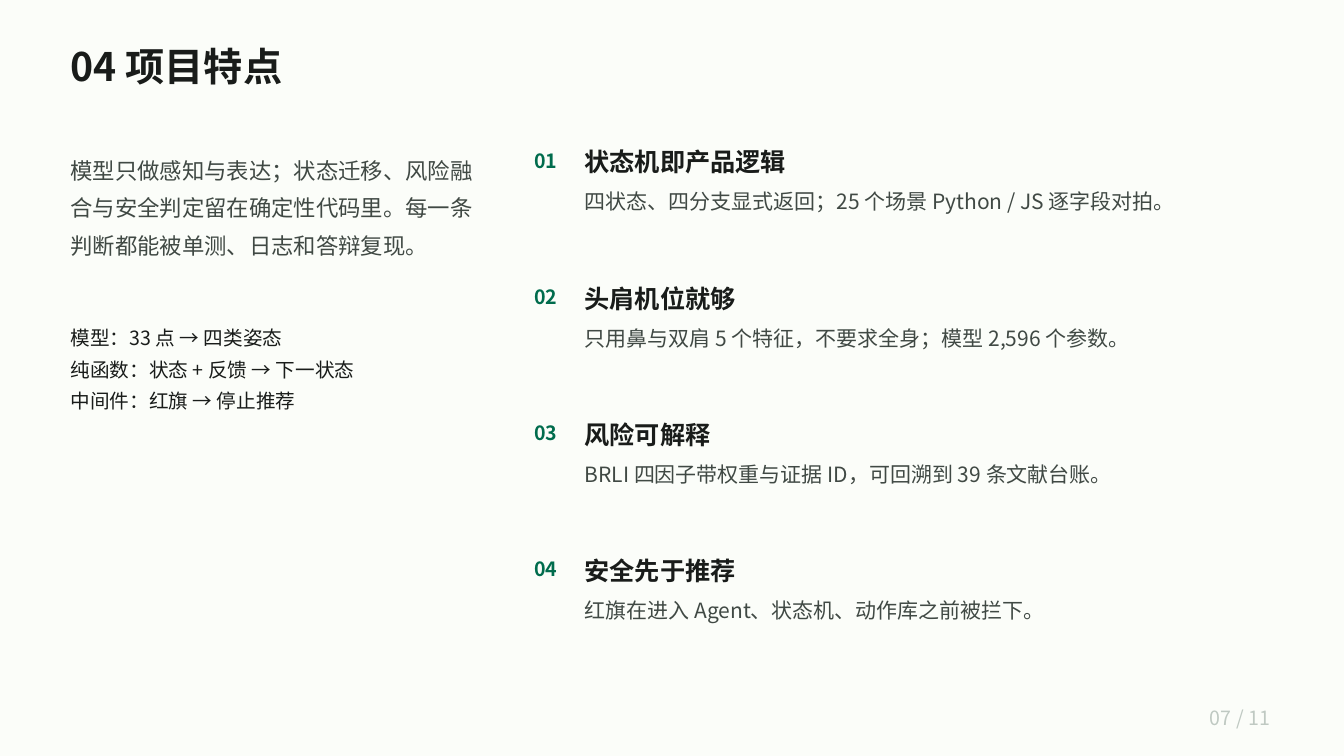
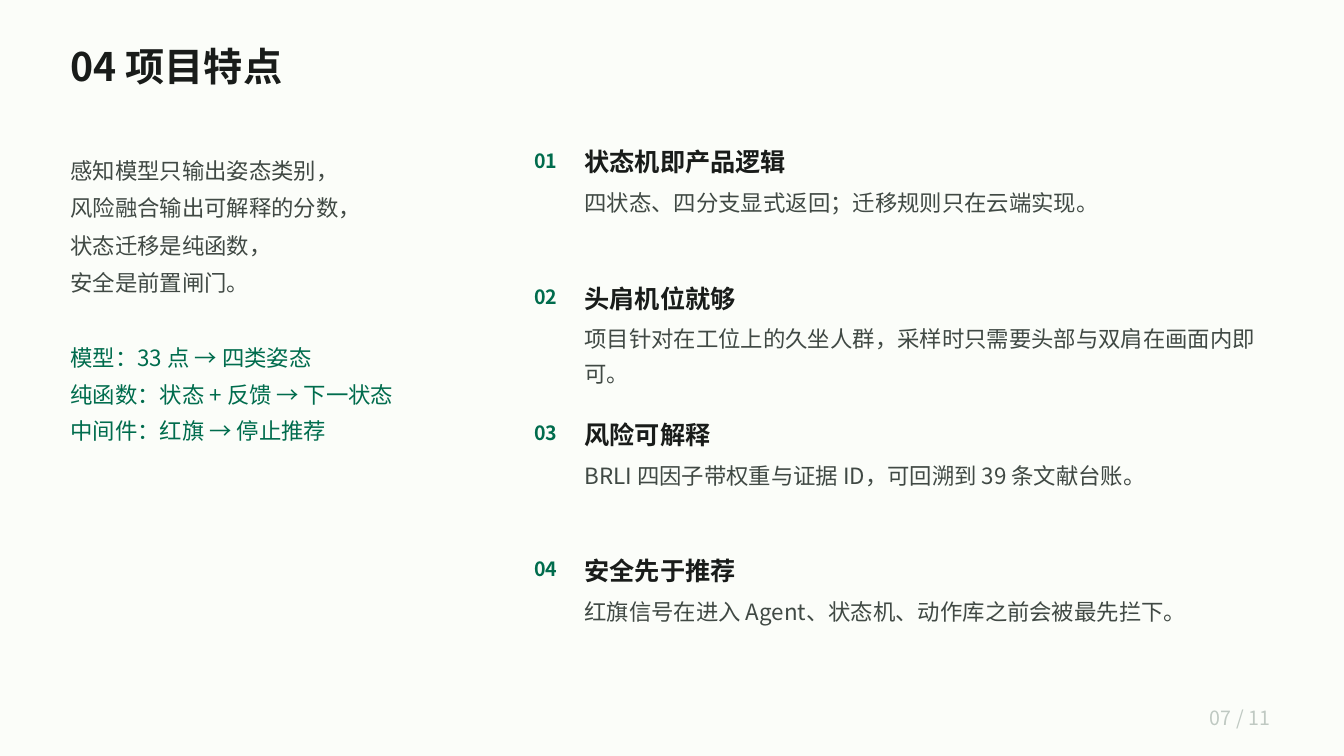
Before and after one commit to FlyGues2889/RiseLoop, a slide deck: slide 6 of docs/submission/RiseLoop-作品介绍.pptx. Drawn at 1344x756 pixels with LibreOffice and Linux fonts; fonts in the diff are those of the drawing. Boxes give left, top, right and bottom in pixels: in the first picture for what was removed or moved away, otherwise in the second. Text is boxed around its words. In the diff, an @@ line names an element or a change of style, - is before the commit and + after.

Commit message:
fix(scope): 产品范围收窄为肩颈，移除腰背表述
评估与界面只保留颈部、肩部；清理动作提示、问答、证据引用、文档、架构图、项目书与 PPT 中的腰背能力表述。文献台账保留原始研究，标记为背景，不作为检测能力。

```diff
--- a/docs/submission/RiseLoop-作品介绍.pptx
+++ b/docs/submission/RiseLoop-作品介绍.pptx
@@ text at box(71, 160, 361, 293): text changed @@
-模型只做感知与表达；状态迁移、风险融合与安全判定留在确定性代码里。每一条判断都能被单测、日志和答辩复现。
+感知模型只输出姿态类别，
+风险融合输出可解释的分数，
+状态迁移是纯函数，
+安全是前置闸门。
@@ text at box(585, 192, 1099, 215): text changed; size 15 to 16 pt @@
-四状态、四分支显式返回；25 个场景 Python / JS 逐字段对拍。
+四状态、四分支显式返回；迁移规则只在云端实现。
@@ text at box(585, 328, 1255, 349): text changed; size 15 to 16 pt @@
-只用鼻与双肩 5 个特征，不要求全身；模型 2,596 个参数。
+项目针对在工位上的久坐人群，采样时只需要头部与双肩在画面内即可。
@@ text "模型：33 点 → 四类姿态": place and size @@
-text "模型：33 点 → 四类姿态" at box(71, 328, 355, 410)
+text "模型：33 点 → 四类姿态" at box(71, 347, 393, 441)
@@ text "模型：33 点 → 四类姿态" at box(71, 347, 393, 441): size 14 to 16 pt, text colour #191C1A to #006C4D @@
@@ text "BRLI 四因子带权重与证据 ID，可回溯到 39 条文献台账。" at box(585, 465, 1146, 486): size 15 to 16 pt @@
@@ text at box(585, 601, 1186, 625): text changed; size 15 to 16 pt @@
-红旗在进入 Agent、状态机、动作库之前被拦下。
+红旗信号在进入 Agent、状态机、动作库之前会被最先拦下。
```
Also in this commit, not shown: 6 other slides changed, 21 other files.
